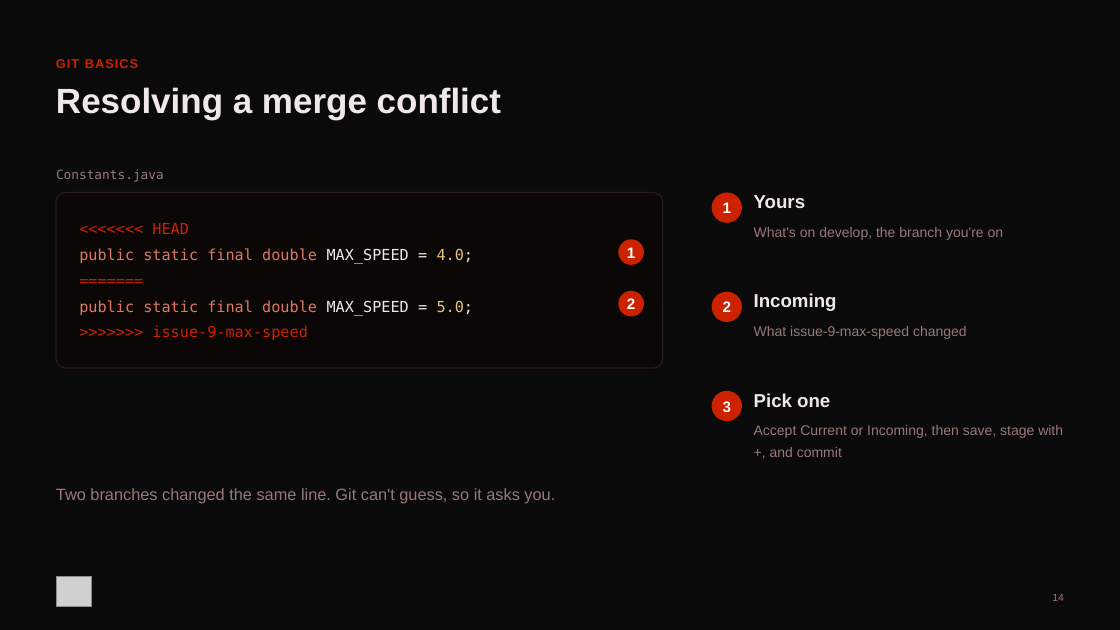
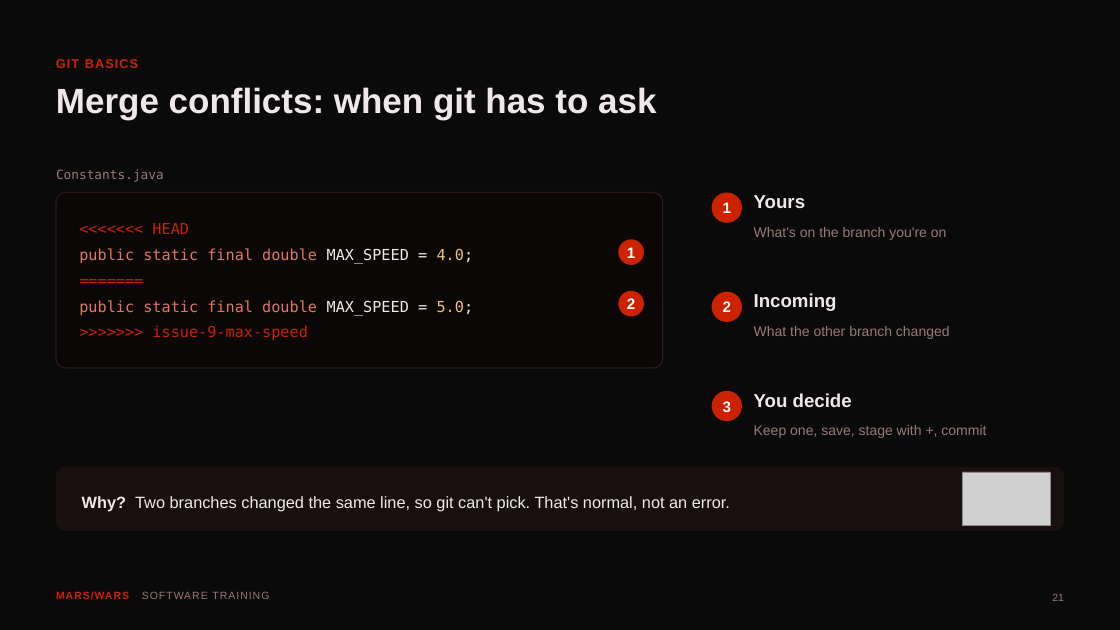
Before and after one commit to FRC-Team-4143/scriptum-lessons, a slide deck: slide 21 of 00-tools.pptx (slide 14 before the commit). Drawn at 1120x630 pixels with LibreOffice and Linux fonts; fonts in the diff are those of the drawing; grey boxes stand for pictures. Boxes give left, top, right and bottom in pixels: in the first picture for what was removed or moved away, otherwise in the second. Text is boxed around its words. In the diff, an @@ line names an element or a change of style, - is before the commit and + after.

```diff
--- a/00-tools.pptx
+++ b/00-tools.pptx
@@ text at (56,87,656,119): text changed @@
-Resolving a merge conflict
+Merge conflicts: when git has to ask
@@ text at (754,227,947,240): text changed @@
-What's on develop, the branch you're on
+What's on the branch you're on
@@ text at (754,326,950,339): text changed @@
-What issue-9-max-speed changed
+What the other branch changed
@@ text at (754,393,852,407): text changed @@
-Pick one
+You decide
@@ text at (754,425,986,438): text changed @@
-Accept Current or Incoming, then save, stage with +, and commit
+Keep one, save, stage with +, commit
@@ rounded rectangle added at (56,466,1064,531), fill #1A0F0F @@
@@ text "Why? Two branches changed the ..." at (82,496,730,511): vertical alignment top to middle @@
@@ picture added at (963,472,1050,526) @@
@@ text at (82,496,730,511): text changed; text colour #9A7878 to #F0E8E8 @@
-Two branches changed the same line. Git can't guess, so it asks you.
+Why? Two branches changed the same line, so git can't pick. That's normal, not an error.
@@ picture removed at (56,576,92,606) @@
@@ text added at (56,591,269,599), 13.5 pt, text #9A7878 @@
+MARS/WARS SOFTWARE TRAINING
@@ text at (1052,594,1064,601): text changed @@
-14
+21
```
Also in this commit, not shown: 8 other slides changed, 48 slides added, 21 slides removed, 3 other files.
